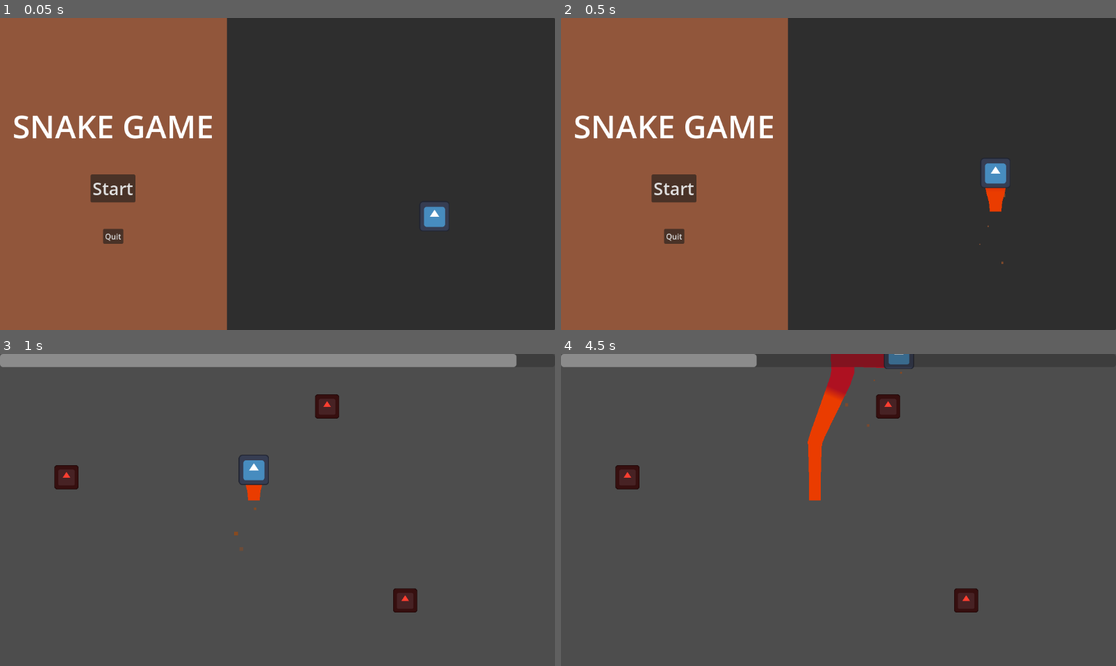
Above: before the commit, frames 1-4 (two rows, left to right).
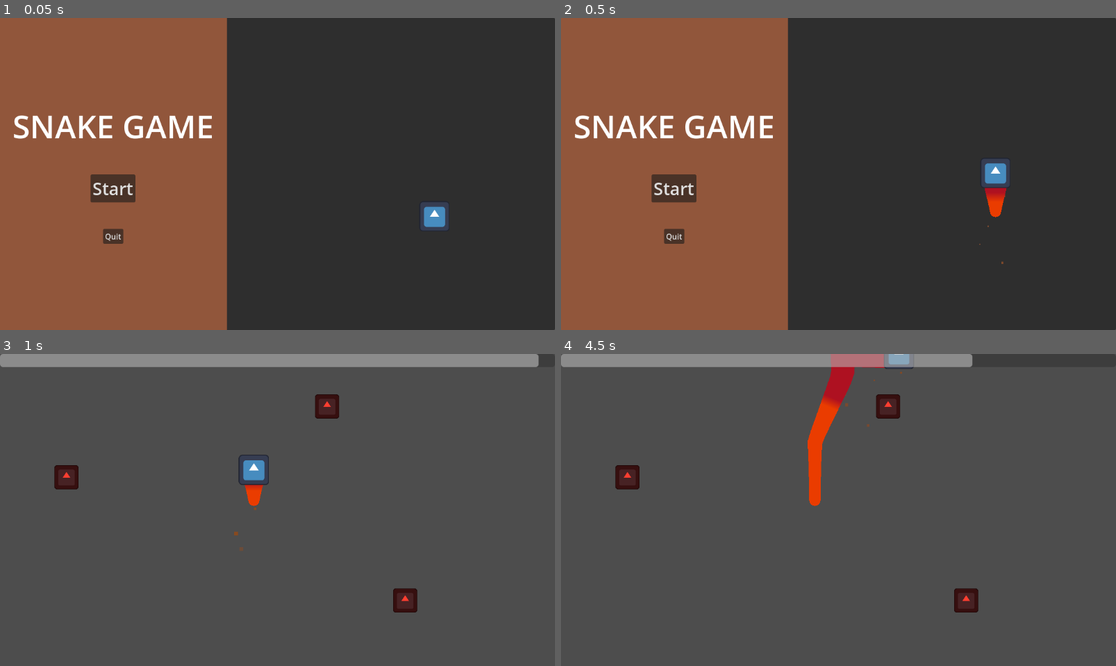
Above: after the commit, the same moments.

Repository: tylercchase/gmtk-2025
Game: Godot game, scene res://src/menus/main/main_menu.tscn
Same seed, same stepped clock (60 frames per second), same inputs: the game is played once before the commit and once after it. The engine's default icon, where the game draws it, is replaced by a stand-in: a white triangle on a blue panel in a dark square.
Inputs (mouse positions are in pixels of both pictures, inside the frame that each line leads up to):
- Up to frame 1 (0.05 s): no input
- Up to frame 2 (0.5 s): no input
- Up to frame 3 (1 s): click "Start" at 0.5 s
- Up to frame 4 (4.5 s): move the mouse to (960, 494) at 1.27 s; hold D (move_right) 1.28-2.03 s; click (960, 494) at 1.35 s; move the mouse to (727, 525) at 2.02 s; hold A (move_left) 2.03-2.78 s; click (727, 525) at 2.1 s; move the mouse to (894, 441) at 2.77 s; hold D (move_right) 2.78-4.28 s; click (894, 441) at 2.85 s; move the mouse to (810, 572) at 3.52 s; click (810, 572) at 3.6 s; move the mouse to (1005, 556) at 4.27 s; hold A (move_left) from 4.28 s (still down); click (1005, 556) at 4.35 s

Frame 1 is identical in both runs. In frame 2, 0.2% of the frame differs, in the area x 76-81%, y 54-64%; in frame 3, 0.2%; in frame 4, 1.8%, in the area x 34-75%, y 0-49%.

Commit message:
feat: setup currency and modifiers system

Diff:
--- a/src/apple/apple.tscn
+++ b/src/collectibles/apple/apple.tscn
@@ -1,7 +1,8 @@
-[gd_scene load_steps=5 format=3 uid="uid://ubva2gdfgrlx"]
+[gd_scene load_steps=6 format=3 uid="uid://ubva2gdfgrlx"]
 
 [ext_resource type="PackedScene" uid="uid://c61yeh5367kks" path="res://src/components/collectible_component.tscn" id="1_pek8c"]
 [ext_resource type="PackedScene" uid="uid://bh4ecelxxdhfb" path="res://src/components/add_item_component.tscn" id="2_5qehy"]
+[ext_resource type="Resource" uid="uid://b8svw8yia0v0" path="res://src/items/resources/apple.tres" id="3_huvu5"]
 [ext_resource type="Texture2D" uid="uid://ofhq8wn1748o" path="res://icon.svg" id="3_yckcf"]
 
 [sub_resource type="RectangleShape2D" id="RectangleShape2D_yckcf"]
@@ -16,7 +17,7 @@
 shape = SubResource("RectangleShape2D_yckcf")
 
 [node name="AddItemComponent" parent="." node_paths=PackedStringArray("collectible_component") instance=ExtResource("2_5qehy")]
-item = "Apple"
+item = ExtResource("3_huvu5")
 collectible_component = NodePath("../CollectibleComponent")
 
 [node name="Sprite2D" type="Sprite2D" parent="."]
--- /dev/null
+++ b/src/collectibles/collectible_spawner.tscn
@@ -0,0 +1,3 @@
+[gd_scene format=3 uid="uid://m58glpi7hgow"]
+
+[node name="CollectibleSpawner" type="Node2D"]
--- a/src/components/add_item_component.gd
+++ b/src/components/add_item_component.gd
@@ -1,6 +1,6 @@
 extends Node2D
 
-@export var item: String
+@export var item: Item
 @export var collectible_component: CollectibleComponent
 
 func _ready() -> void:
@@ -12,4 +12,4 @@
 
 
 func add_item():
-    print("Give the player" + item)
+    Events.emit_item_collected(item)
--- a/src/components/collectible_component.gd
+++ b/src/components/collectible_component.gd
@@ -6,4 +6,4 @@
 
 
 func on_interact():
-    print("interaction")
+    collected.emit()
--- /dev/null
+++ b/src/items/item_resource.gd
@@ -0,0 +1,5 @@
+class_name Item
+extends Resource
+
+@export var name: String
+@export_multiline var description: String
--- /dev/null
+++ b/src/items/resources/apple.tres
@@ -0,0 +1,9 @@
+[gd_resource type="Resource" script_class="Item" load_steps=2 format=3 uid="uid://b8svw8yia0v0"]
+
+[ext_resource type="Script" uid="uid://c7olkphosuq1l" path="res://src/items/item_resource.gd" id="1_apyx7"]
+
+[resource]
+script = ExtResource("1_apyx7")
+name = "Apple"
+description = "It keeps doctors away"
+metadata/_custom_type_script = "uid://c7olkphosuq1l"
--- /dev/null
+++ b/src/items/resources/orange.tres
@@ -0,0 +1,9 @@
+[gd_resource type="Resource" script_class="Item" load_steps=2 format=3 uid="uid://dkqfux8jexo4h"]
+
+[ext_resource type="Script" uid="uid://c7olkphosuq1l" path="res://src/items/item_resource.gd" id="1_sijhm"]
+
+[resource]
+script = ExtResource("1_sijhm")
+name = "Orange"
+description = "It tastes like sun and vitamin d."
+metadata/_custom_type_script = "uid://c7olkphosuq1l"
--- a/src/level/level_manager.gd
+++ b/src/level/level_manager.gd
@@ -6,6 +6,11 @@
 @export var player: Player
 
 var timer: Timer
+
+var current_run_items = {
+
+}
+
 func _ready() -> void:
 	timer = Timer.new()
 	timer.autostart = true
@@ -13,12 +18,26 @@
 	add_child(timer)
 	timer.start(State.round_time)
 	timer.timeout.connect(_on_timer_timeout)
+	Events.item_collected.connect(_on_item_collected)
 
 func _on_timer_timeout():
 	var game_over_node = game_over_scene.instantiate()
 	add_child(game_over_node)
 	player.process_mode = Node.PROCESS_MODE_DISABLED
+	game_over_node.load_run_stats(current_run_items)
 
 
 func _process(delta: float) -> void:
 	progress_bar.value =  timer.time_left / timer.wait_time
+
+func _on_item_collected(item: Item):
+	var modified_amount = 1
+	if State.resource_modifiers_add.has(item.name):
+		modified_amount += State.resource_modifiers_add[item.name]
+	if State.resource_modifiers_multiply.has(item.name):
+		modified_amount *= State.resource_modifiers_multiply[item.name]
+	if current_run_items.has(item.name):
+		current_run_items[item.name] += modified_amount
+	else:
+		current_run_items[item.name] = modified_amount
+	print(current_run_items)
--- a/src/level/test_level.tscn
+++ b/src/level/test_level.tscn
@@ -2,7 +2,7 @@
 
 [ext_resource type="PackedScene" uid="uid://6ppqphm8w01t" path="res://src/segments/segment_manager.tscn" id="1_wfa51"]
 [ext_resource type="PackedScene" uid="uid://bkufcjas1iov8" path="res://src/player/player.tscn" id="2_5ipog"]
-[ext_resource type="PackedScene" uid="uid://ubva2gdfgrlx" path="res://src/apple/apple.tscn" id="3_88en4"]
+[ext_resource type="PackedScene" uid="uid://ubva2gdfgrlx" path="res://src/collectibles/apple/apple.tscn" id="3_88en4"]
 [ext_resource type="PackedScene" uid="uid://b7y1w8n44w8h3" path="res://src/level/level_manager.tscn" id="4_5ipog"]
 
 [node name="TestLevel" type="Node2D"]
--- a/src/main.tscn
+++ b/src/main.tscn
@@ -2,7 +2,7 @@
 
 [ext_resource type="PackedScene" uid="uid://bkufcjas1iov8" path="res://src/player/player.tscn" id="1_eewff"]
 [ext_resource type="PackedScene" uid="uid://6ppqphm8w01t" path="res://src/segments/segment_manager.tscn" id="2_gh0ne"]
-[ext_resource type="PackedScene" uid="uid://ubva2gdfgrlx" path="res://src/apple/apple.tscn" id="3_5q4o7"]
+[ext_resource type="PackedScene" uid="uid://ubva2gdfgrlx" path="res://src/collectibles/apple/apple.tscn" id="3_5q4o7"]
 
 [node name="world" type="Node2D"]
 
--- a/src/menus/game_over/game_over_menu.gd
+++ b/src/menus/game_over/game_over_menu.gd
@@ -3,6 +3,8 @@
 @export var play_again_button: Button
 @export var upgrade_button: Button
 @export var main_menu_button: Button
+@export var items_collected_label: Label
+
 
 @export_file("*.tscn") var level_scene: String
 @export_file("*.tscn") var upgrade_scene: String
@@ -13,6 +15,17 @@
     upgrade_button.pressed.connect(_on_upgrade_button_pressed)
     main_menu_button.pressed.connect(_on_main_menu_button_pressed)
 
+func load_run_stats(items: Dictionary):
+    items_collected_label.text = ""
+    # do some sorting/filtering here for only the pieces that matter
+    for item in items.keys():
+        items_collected_label.text += str(items[item]) + "x " + item
+        if State.inventory.has(item):
+            State.inventory[item] += items[item]
+        else:
+            State.inventory[item] = items[item]
+    print(State.inventory)
+
 func _on_play_again_button_pressed():
     get_tree().change_scene_to_file(level_scene)
 
--- a/src/menus/game_over/game_over_menu.tscn
+++ b/src/menus/game_over/game_over_menu.tscn
@@ -2,7 +2,8 @@
 
 [ext_resource type="Script" uid="uid://b8gung7ueto8" path="res://src/menus/game_over/game_over_menu.gd" id="1_28fdf"]
 
-[node name="GameOverMenu" type="PanelContainer" node_paths=PackedStringArray("play_again_button", "upgrade_button", "main_menu_button")]
+[node name="GameOverMenu" type="PanelContainer" node_paths=PackedStringArray("play_again_button", "upgrade_button", "main_menu_button", "items_collected_label")]
+z_index = 2
 anchors_preset = 15
 anchor_right = 1.0
 anchor_bottom = 1.0
@@ -12,6 +13,7 @@
 play_again_button = NodePath("CenterContainer/PanelContainer/MarginContainer/VBoxContainer/PlayAgainButton")
 upgrade_button = NodePath("CenterContainer/PanelContainer/MarginContainer/VBoxContainer/UpgradeButton")
 main_menu_button = NodePath("CenterContainer/PanelContainer/MarginContainer/VBoxContainer/MainMenuButton")
+items_collected_label = NodePath("CenterContainer/PanelContainer/MarginContainer/VBoxContainer/ScrollContainer/Label3")
 level_scene = "uid://cevc126su5f5q"
 upgrade_scene = "uid://dwumukl8x0xq7"
 main_menu_scene = "uid://bebw44j0d3rob"
--- a/src/segments/segment_manager.gd
+++ b/src/segments/segment_manager.gd
@@ -50,7 +50,7 @@
 				temp.remove_at(len(temp)-1)
 			test_polygon_node_2.set_polygon(temp) # white debug shape
 
-			area_collision_shape.shape.set_segments(temp)
+			area_collision_shape.shape.set_points(temp)
 			await Engine.get_main_loop().process_frame
 			await Engine.get_main_loop().process_frame
 			print(area.get_overlapping_areas())
--- a/src/segments/segment_manager.tscn
+++ b/src/segments/segment_manager.tscn
@@ -12,7 +12,7 @@
 offsets = PackedFloat32Array(0, 0.48)
 colors = PackedColorArray(0.917824, 0.23458, 1.92523e-07, 1, 0.684128, 0.0659657, 0.130093, 1)
 
-[sub_resource type="ConcavePolygonShape2D" id="ConcavePolygonShape2D_i10sa"]
+[sub_resource type="ConvexPolygonShape2D" id="ConvexPolygonShape2D_f8jwr"]
 
 [node name="SegmentManager" type="Node2D" node_paths=PackedStringArray("trail_line", "test_polygon_node_2", "area_collision_shape", "area")]
 script = ExtResource("1_f8jwr")
@@ -28,6 +28,7 @@
 width_curve = SubResource("Curve_i10sa")
 gradient = SubResource("Gradient_i10sa")
 texture_mode = 2
+begin_cap_mode = 2
 end_cap_mode = 1
 
 [node name="ResultPolygon2D" type="Polygon2D" parent="."]
@@ -37,4 +38,4 @@
 collision_mask = 2
 
 [node name="CollisionShape2D" type="CollisionShape2D" parent="Area2D"]
-shape = SubResource("ConcavePolygonShape2D_i10sa")
+shape = SubResource("ConvexPolygonShape2D_f8jwr")
--- a/src/singletons/events.gd
+++ b/src/singletons/events.gd
@@ -4,8 +4,13 @@
 
 signal purchased_upgrade
 
+signal item_collected
+
 func emit_tooltip_changed(value):
     tooltip_changed.emit(value)
 
 func emit_purchased_upgrade():
     purchased_upgrade.emit()
+
+func emit_item_collected(item: Item):
+    item_collected.emit(item)
--- a/src/singletons/state.gd
+++ b/src/singletons/state.gd
@@ -2,9 +2,22 @@
 
 
 ### Round time in seconds
-var round_time = 6
+var round_time = 15
 
 
 var purchased_upgrades = {
 
 }
+
+
+var resource_modifiers_add = {
+    "apple": 1
+}
+
+var resource_modifiers_multiply = {
+    "apple": 1
+}
+
+var inventory = {
+
+}
Not shown, added: src/items/item_resource.gd.uid
